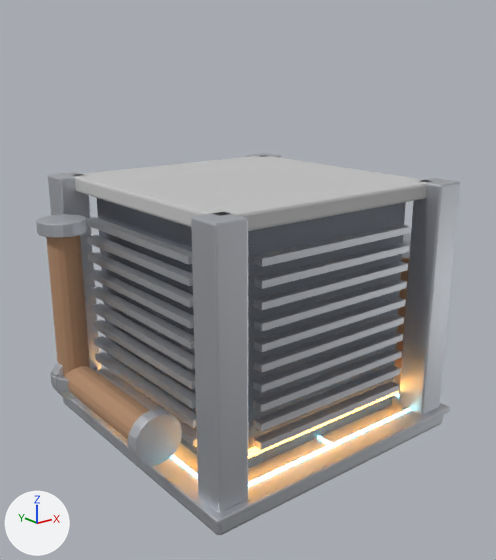
An edit to the glTF model game/assets/modules/mech_2x2_office.glb, drawn before and after from the same camera.
The view is the same before and after, from a 50 mm camera at (-3.27, -4.09, 2.82) aimed at (-0.01, -0.02, 1.19). Every picture has the same lights, and +X, +Y and +Z are marked at lower left. The first picture is the older version. Where no turn or scale is listed for an object, it has been applied to the vertices. Vertices at exactly the same position are counted once.

In view in the first picture: 'ext_bigpipe', 'ext_bigpipe2', 'ext_bigpipe2_fl1', 'ext_bigpipe_fl0', 'ext_core', 'ext_louver2', 'ext_louver3', 'int_ceiling', 'int_columns', 'int_grid', 'int_slab', 'int_slab_edge' and 5 more.
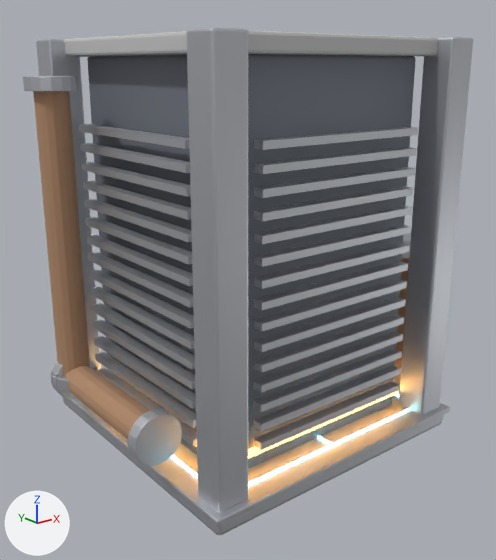
Where the newer file only moved an object's origin or applied its transform, the numbers keep the older frame.

Patch to the scene script:
```diff
--- a/game/assets/modules/mech_2x2_office.glb.py
+++ b/game/assets/modules/mech_2x2_office.glb.py
@@ me_int_columns @@
-me_int_columns.from_pydata(...)  # 224 vertices, 432 faces; spans x -1.12..1.12, y -1.12..1.12, z 0.12..2.0
+me_int_columns.from_pydata(...)  # 224 vertices, 432 faces; spans x -1.12..1.12, y -1.12..1.12, z 0.12..3.0
+# me_int_columns part 1: the whole mesh is scaled about its middle by (1, 1, 1.54), then moved by (0.0, 0.0, 0.5)
 me_int_columns.materials.append(mat_m_steel)
@@ me_ext_core @@
-me_ext_core.from_pydata(...)  # 56 vertices, 108 faces; spans x -0.85..0.85, y -0.85..0.85, z 0.12..1.88
+me_ext_core.from_pydata(...)  # 56 vertices, 108 faces; spans x -0.85..0.85, y -0.85..0.85, z 0.12..2.88
+# me_ext_core part 2: the whole mesh is scaled about its middle by (1, 1, 1.58), then moved by (0.0, 0.0, 0.5)
 me_ext_core.materials.append(mat_m_paintdark)
@@ me_ext_louver2 @@
-me_ext_louver2.from_pydata(...)  # 80 vertices, 120 faces; spans x -1.02..-0.94, y -0.7..0.7, z 0.395..1.705
+me_ext_louver2.from_pydata(...)  # 120 vertices, 180 faces; spans x -1.02..-0.94, y -0.7..0.7, z 0.395..2.405
+# me_ext_louver2 part 3: a new loose piece, a box spanning x -1.02..-0.94, y -0.7..0.7, z 1.795..1.845, in mat_m_steel (light grey #cbced4)
+# me_ext_louver2 part 4: a new loose piece, a box spanning x -1.02..-0.94, y -0.7..0.7, z 1.935..1.985, in mat_m_steel (light grey #cbced4)
+# me_ext_louver2 part 5: a new loose piece, a box spanning x -1.02..-0.94, y -0.7..0.7, z 2.075..2.125, in mat_m_steel (light grey #cbced4)
+# me_ext_louver2 part 6: a new loose piece, a box spanning x -1.02..-0.94, y -0.7..0.7, z 2.215..2.265, in mat_m_steel (light grey #cbced4)
+# me_ext_louver2 part 7: a new loose piece, a box spanning x -1.02..-0.94, y -0.7..0.7, z 2.355..2.405, in mat_m_steel (light grey #cbced4)
 me_ext_louver2.materials.append(mat_m_steel)
@@ me_ext_louver3 @@
-me_ext_louver3.from_pydata(...)  # 80 vertices, 120 faces; spans x -0.7..0.7, y -1.02..-0.94, z 0.395..1.705
+me_ext_louver3.from_pydata(...)  # 120 vertices, 180 faces; spans x -0.7..0.7, y -1.02..-0.94, z 0.395..2.405
+# me_ext_louver3 part 8: a new loose piece, a box spanning x -0.7..0.7, y -1.02..-0.94, z 1.795..1.845, in mat_m_steel (light grey #cbced4)
+# me_ext_louver3 part 9: a new loose piece, a box spanning x -0.7..0.7, y -1.02..-0.94, z 1.935..1.985, in mat_m_steel (light grey #cbced4)
+# me_ext_louver3 part 10: a new loose piece, a box spanning x -0.7..0.7, y -1.02..-0.94, z 2.075..2.125, in mat_m_steel (light grey #cbced4)
+# me_ext_louver3 part 11: a new loose piece, a box spanning x -0.7..0.7, y -1.02..-0.94, z 2.215..2.265, in mat_m_steel (light grey #cbced4)
+# me_ext_louver3 part 12: a new loose piece, a box spanning x -0.7..0.7, y -1.02..-0.94, z 2.355..2.405, in mat_m_steel (light grey #cbced4)
 me_ext_louver3.materials.append(mat_m_steel)
@@ me_cone_003 @@
-me_cone_003.from_pydata(...)  # 32 vertices, 60 faces; spans x -0.12..0.12, y -0.12..0.12, z -0.6..0.6
+me_cone_003.from_pydata(...)  # 32 vertices, 60 faces; spans x -0.12..0.12, y -0.12..0.12, z -0.6..1.6
+# me_cone_003 part 13: the whole mesh is multiplied about its middle by the matrix ((1.0, 0.0, 0.0), (0.0, 1.0, 0.0), (0.0, 0.0, 1.833)), then moved by (0.0, 0.0, 0.5)
 me_cone_003.materials.append(mat_m_rust)
@@ me_int_ceiling @@
-me_int_ceiling.from_pydata(...)  # 56 vertices, 108 faces; spans x -1.0..1.0, y -1.0..1.0, z 1.88..2.0
+me_int_ceiling.from_pydata(...)  # 56 vertices, 108 faces; spans x -1.0..1.0, y -1.0..1.0, z 2.88..3.0
+# me_int_ceiling part 14: the whole mesh is moved by (0.0, 0.0, 1.0)
 me_int_ceiling.materials.append(mat_m_concrete)
@@ ob_ext_bigpipe2_fl1 @@
 ob_ext_bigpipe2_fl1 = bpy.data.objects.new('ext_bigpipe2_fl1', me_cone_005)
-ob_ext_bigpipe2_fl1.location = (-1.25, 0.6, 1.7)
+ob_ext_bigpipe2_fl1.location = (-1.25, 0.6, 2.7)
```

Location of each change, (x1, y1, x2, y2) in pixels of the pictures (496 x 560 px):
'ext_core', mesh rescaled: before (97, 198, 406, 469); after (87, 54, 416, 469)
'int_columns', moved, rescaled (6% wider, 35% taller): before (48, 153, 460, 512); after (36, 28, 473, 512)
'ext_louver3', reshaped (43% taller): before (253, 225, 411, 450); after (253, 127, 418, 450)
'int_ceiling', moved: before (74, 156, 431, 231); after (64, 30, 438, 57)
'ext_louver2', reshaped (7% wider, 40% taller): before (87, 217, 197, 446); after (79, 124, 197, 446)
'ext_bigpipe2', reshaped (29% wider, 102% taller): before (46, 235, 90, 375); after (33, 91, 90, 375)
'ext_bigpipe2_fl1', moved: before (36, 214, 88, 238); after (23, 76, 78, 91)
part 3 of me_ext_louver2, added: after (84, 199, 192, 242)
part 4 of me_ext_louver2, added: after (83, 181, 191, 220)
part 5 of me_ext_louver2, added: after (81, 162, 191, 196)
part 6 of me_ext_louver2, added: after (80, 143, 190, 173)
part 7 of me_ext_louver2, added: after (79, 124, 189, 149)
part 8 of me_ext_louver3, added: after (254, 206, 412, 244)
part 9 of me_ext_louver3, added: after (254, 186, 414, 221)
part 10 of me_ext_louver3, added: after (254, 167, 415, 198)
part 11 of me_ext_louver3, added: after (254, 147, 417, 174)
part 12 of me_ext_louver3, added: after (254, 127, 418, 150)
